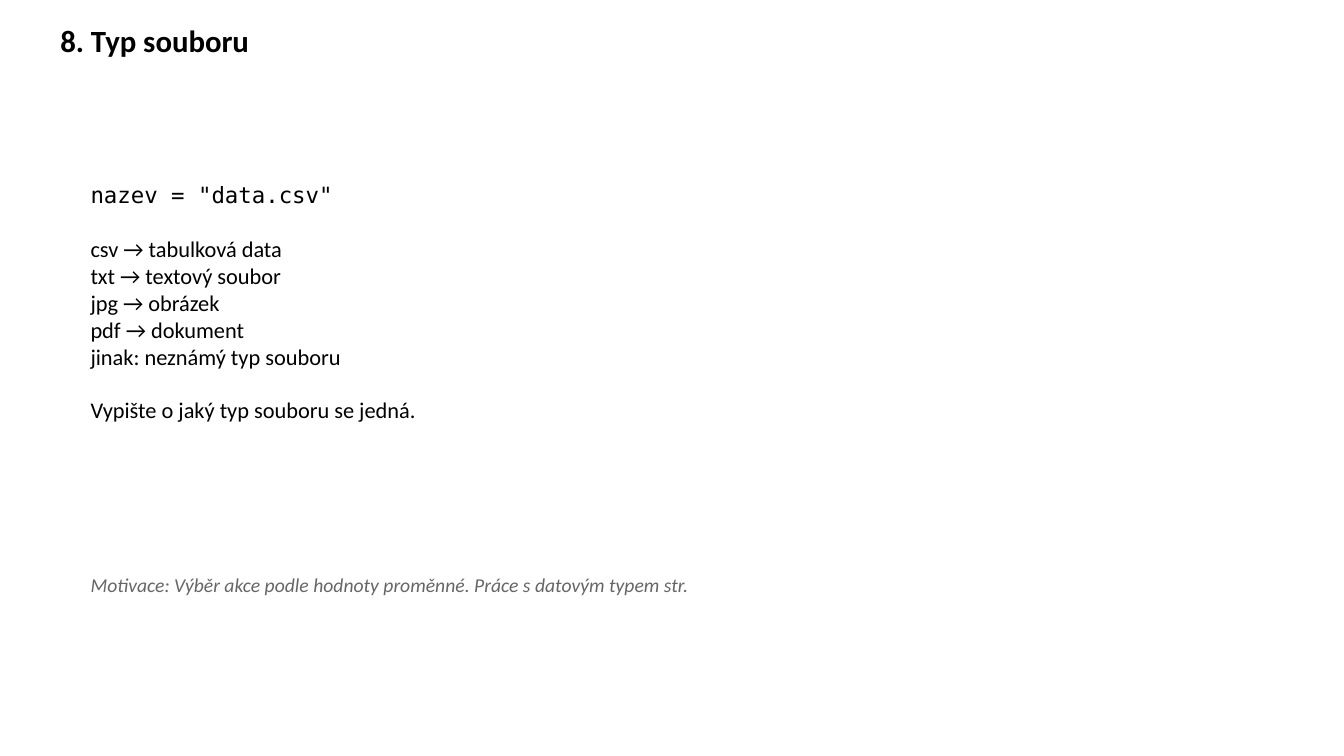
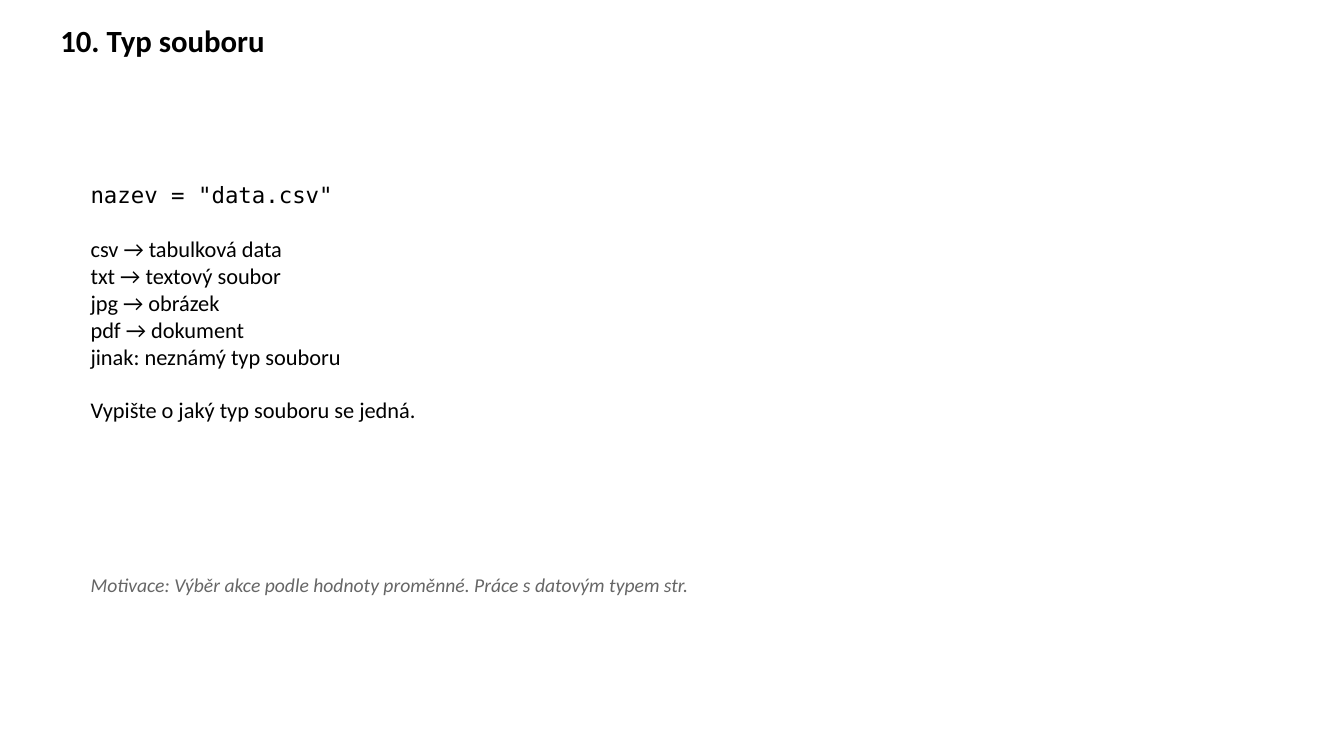
Before and after one commit to k155cvut/uvin, a slide deck: slide 11 of cviceni/cv4/uvin_cv4.pptx (slide 9 before the commit). Drawn at 1344x756 pixels with LibreOffice and Linux fonts; fonts in the diff are those of the drawing. Boxes give left, top, right and bottom in pixels: in the first picture for what was removed or moved away, otherwise in the second. Text is boxed around its words. In the diff, an @@ line names an element or a change of style, - is before the commit and + after.

```diff
--- a/cviceni/cv4/uvin_cv4.pptx
+++ b/cviceni/cv4/uvin_cv4.pptx
@@ text at [60,30,265,57]: text changed @@
-8. Typ souboru
+10. Typ souboru
```
Also in this commit, not shown: 10 other slides changed, 2 slides added, 1 other file.
